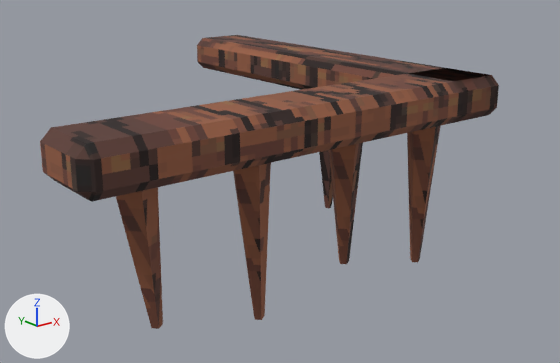
Before and after pictures for a commit that changed the glTF model ArenaTaticaUnity/Assets/ArenaTatica/Resources/Models/Mapa/bosque/beira_canto.glb.
Both versions are drawn from a 50 mm lens placed at (-0.949, -1.519, 0.332), pointed at (0.156, -0.138, -0.221). The lights are fixed; the arrows at lower left show +X, +Y and +Z. The older version comes first.

Script lines for the objects in view, before the commit:
```python
mat_bosque_casca = bpy.data.materials.new('bosque_casca')
mat_bosque_casca.use_nodes = True; mat_bosque_casca.node_tree.nodes.clear()
_N = mat_bosque_casca.node_tree.nodes; _L = mat_bosque_casca.node_tree.links
n0 = _N.new('ShaderNodeBsdfPrincipled'); n0.name = 'Principled BSDF'
n0.inputs[2].default_value = 0.9  # 'Roughness'
n1 = _N.new('ShaderNodeOutputMaterial'); n1.name = 'Material Output'
n2 = _N.new('ShaderNodeMix'); n2.name = 'Mix'
n2.data_type = 'RGBA'
n2.blend_type = 'MULTIPLY'
n2.inputs[0].default_value = 1.0  # 'Factor'
n3 = _N.new('ShaderNodeVertexColor'); n3.name = 'Color Attribute'
n4 = _N.new('ShaderNodeTexImage'); n4.name = 'Image Texture'
n4.image = img_bosque_casca
n4.interpolation = 'Closest'
_L.new(n0.outputs[0], n1.inputs[0])  # 'BSDF' to 'Surface'
_L.new(n2.outputs[2], n0.inputs[0])  # 'Result' to 'Base Color'
_L.new(n3.outputs[0], n2.inputs[7])  # 'Color' to 'B'
_L.new(n4.outputs[0], n2.inputs[6])  # 'Color' to 'A'
me_cube_007 = bpy.data.meshes.new('Cube.007')
me_cube_007.from_pydata(...)  # 96 vertices, 172 faces; spans x -0.5..0.5, y -0.5..0.5, z -0.422..0.045
me_cube_007.materials.append(mat_bosque_casca)
ob_bosque_beira_canto = bpy.data.objects.new('bosque_beira_canto', me_cube_007)
ob_bosque_beira_canto.location = (0.0, 0.0, 0.0)
```
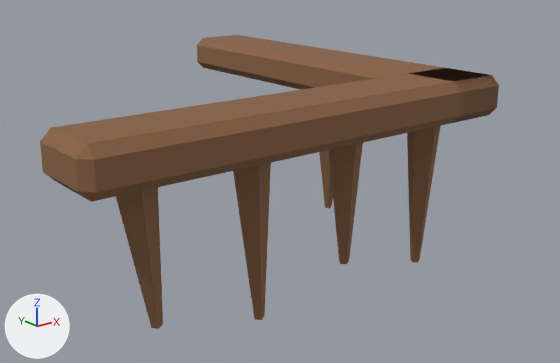
The change, as a list of edits to the scene's bpy script:
```text
Change mat_bosque_casca:
    where n0 = _N.new('ShaderNodeBsdfPrincipled'); n0.name = 'Principled BSDF'
    n0.inputs[2].default_value: 0.9 -> 0.88  # 'Roughness'
    where n2 = _N.new('ShaderNodeMix'); n2.name = 'Mix'
    add n2.inputs[7].default_value = (0.25, 0.12, 0.055, 1.0)  # 'B', brown #896142
    remove n4 = _N.new('ShaderNodeTexImage'); n4.name = 'Image Texture'
    remove n4.image = img_bosque_casca
    remove n4.interpolation = 'Closest'
    where n3 = _N.new('ShaderNodeVertexColor'); n3.name = 'Color Attribute'
    remove _L.new(n3.outputs[0], n2.inputs[7])  # 'Color' to 'B'
    remove _L.new(n4.outputs[0], n2.inputs[6])  # 'Color' to 'A'
    add _L.new(n3.outputs[0], n2.inputs[6])  # 'Color' to 'A'
```

Pixel boxes (x1, y1, x2, y2) of what changed, in the pictures (560 x 363 px):
'bosque_beira_canto', surface changed (lighter)
    both: (40, 35, 499, 329)
